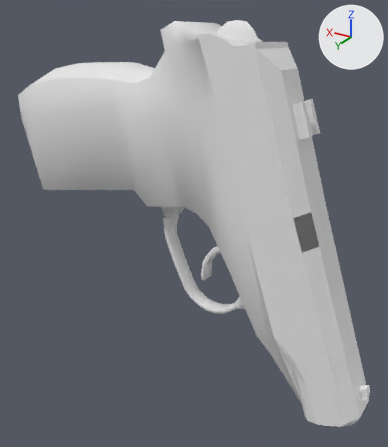
An edit to the OBJ model Vertex_Animation_Compiler/Assets/Makarov_Pistol_Draw20.obj, drawn before and after from the same camera.
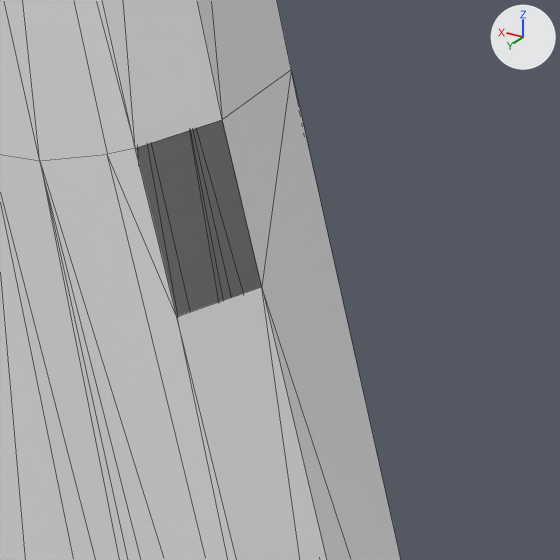
The first picture shows the older version from a 50 mm camera at (-0.1615, 0.2762, -0.3428) aimed at (-0.0623, 0.1108, -0.4255). The close-ups show both versions on the part from 68% to 98% of the width and 42% to 68% of the height of that picture; other places that the commit changed are outside them. Arrows for +X, +Y and +Z are at upper right; the lights stay in place. The close-ups show mesh edges as thin lines. Where no turn or scale is listed for an object, it has been applied to the vertices.

The first close-up shows 'Top_Slider_Sphere.001'.
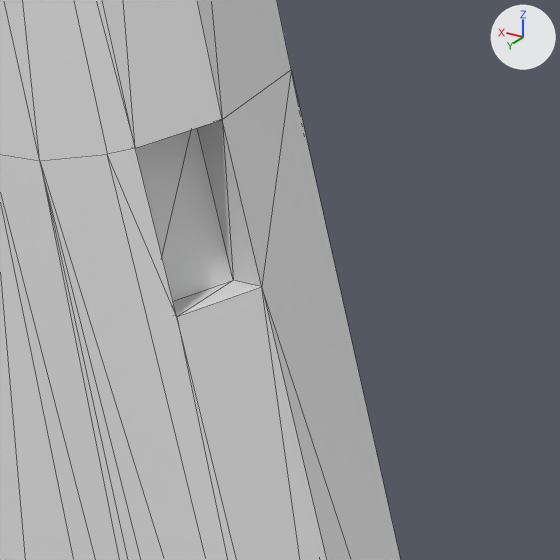
The change, as a diff of the scene's bpy script:
```diff
--- a/Vertex_Animation_Compiler/Assets/Makarov_Pistol_Draw20.obj.py
+++ b/Vertex_Animation_Compiler/Assets/Makarov_Pistol_Draw20.obj.py
@@ me_top_slider_sphere_001 @@
 # used by ob_top_slider_sphere_001; location = (0.0, 0.0, 0.0)
-me_top_slider_sphere_001.from_pydata(...)  # 127 vertices, 227 faces; spans x -0.137..-0.0685, y 0.0941..0.1273, z -0.4869..-0.3547
+me_top_slider_sphere_001.from_pydata(...)  # 131 vertices, 237 faces; spans x -0.137..-0.0685, y 0.0941..0.1273, z -0.4869..-0.3547
+# me_top_slider_sphere_001 part 1
+# 4 vertices are added at (-0.1083, 0.1219, -0.4213), (-0.1043, 0.1213, -0.4102), (-0.1122, 0.1167, -0.4202), (-0.1082, 0.116, -0.4092)
+# 10 new faces join them
```

Where the change shows, as pixel boxes (x1, y1, x2, y2) in the close-ups (560 x 560 px):
part 1 of me_top_slider_sphere_001, added
    after: (135, 120, 262, 316)
